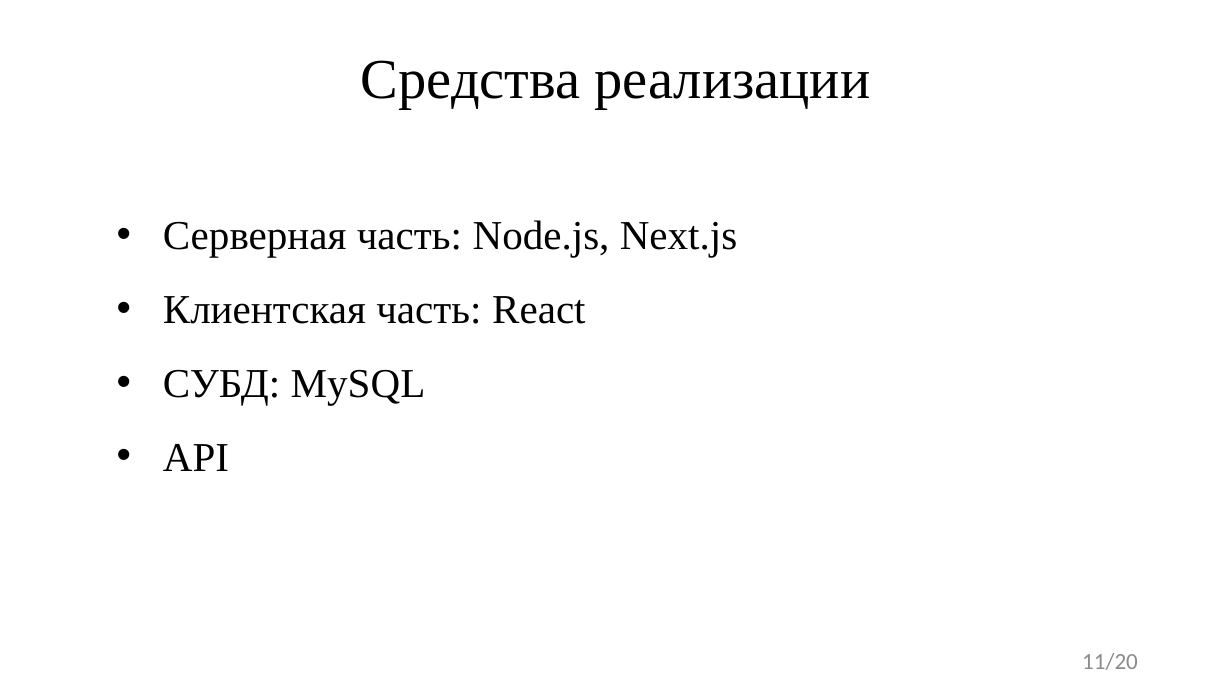
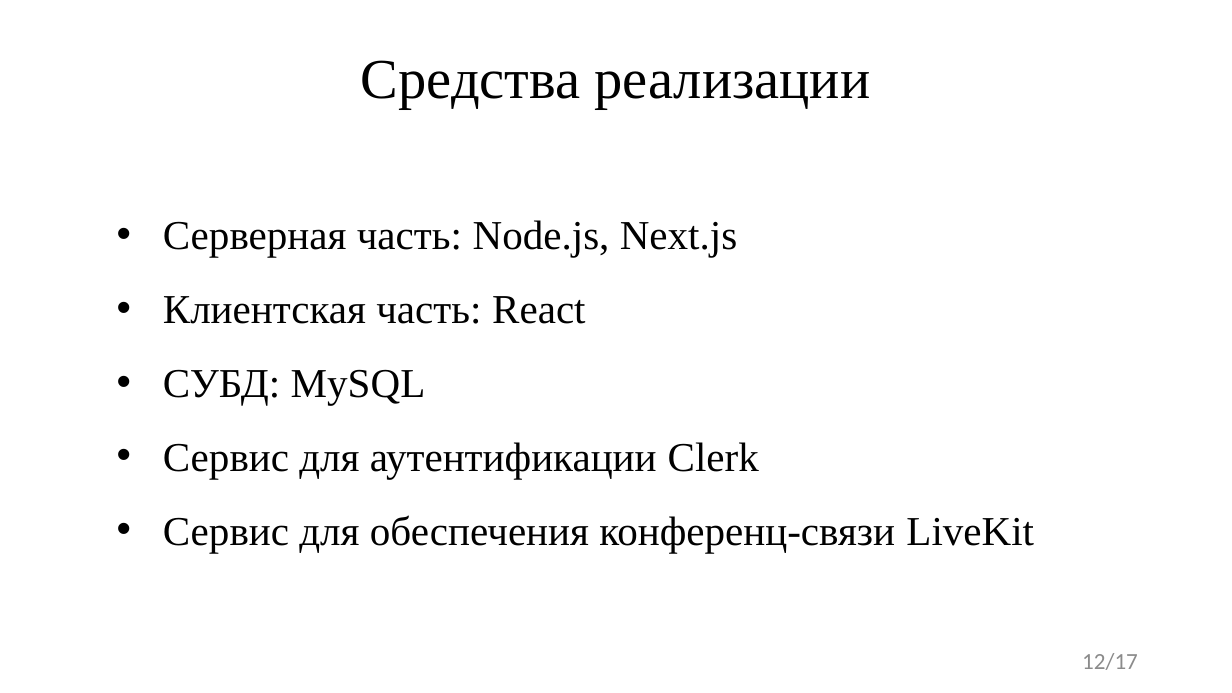
Before and after one commit to FaceMan01/Homework, a slide deck: slide 12 of Курсовая Работа/Презентация Курсовой Работы.pptx (slide 11 before the commit). Drawn at 1232x693 pixels with LibreOffice and Linux fonts; fonts in the diff are those of the drawing. Boxes give left, top, right and bottom in pixels: in the first picture for what was removed or moved away, otherwise in the second. Text is boxed around its words. In the diff, an @@ line names an element or a change of style, - is before the commit and + after.

```diff
--- a/Курсовая Работа/Презентация Курсовой Работы.pptx
+++ b/Курсовая Работа/Презентация Курсовой Работы.pptx
@@ text at bbox=[163, 442, 1034, 552]: text changed @@
-• API
+• Сервис для аутентификации Clerk
+• Сервис для обеспечения конференц-связи LiveKit
@@ page number at bbox=[1082, 653, 1138, 670]: text changed @@
-11/20
+12/17
```
Also in this commit, not shown: 8 other slides changed, 1 slide added, 13 other files.
